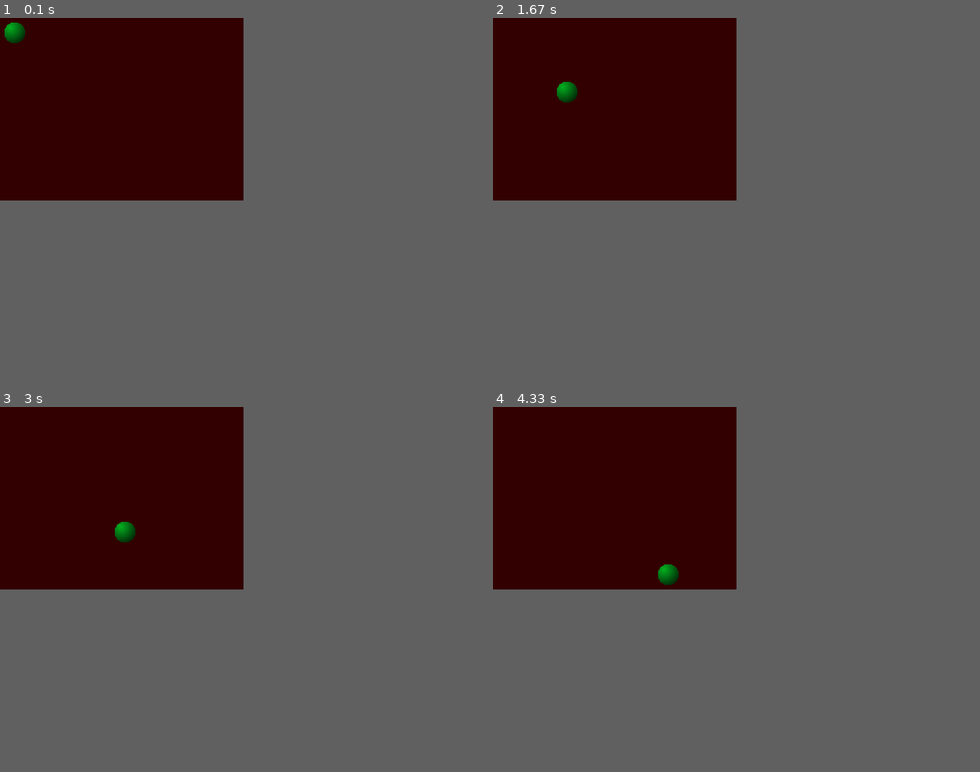
Above: before the commit, frames 1-4 (two rows, left to right).
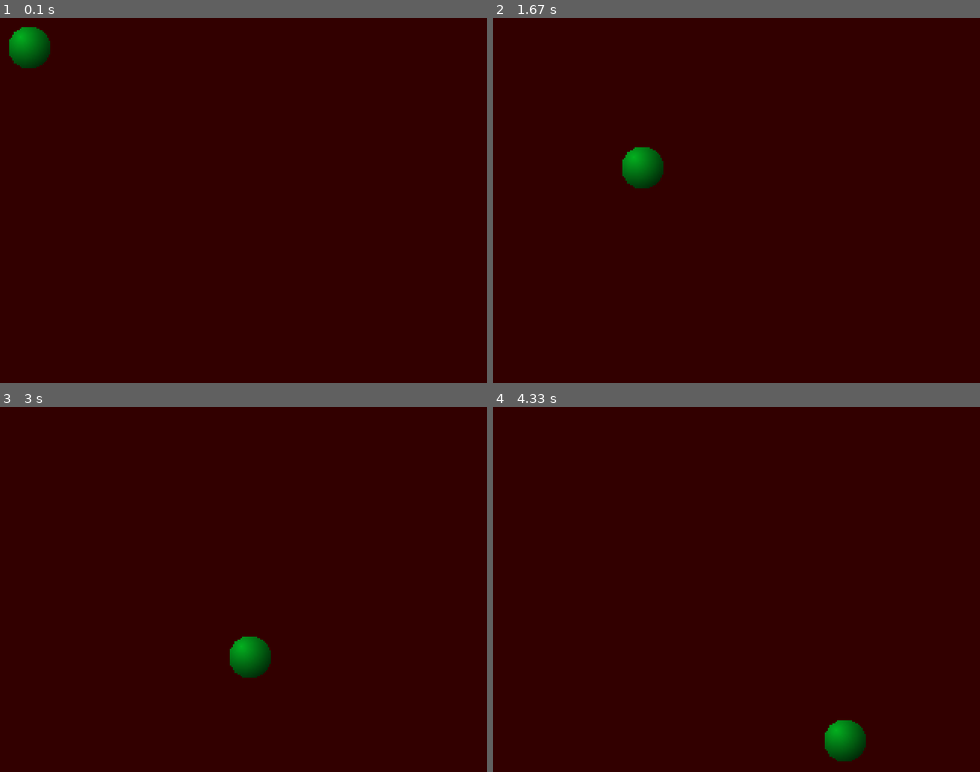
Above: after the commit, the same moments.

Repository: EbbitJenkins/game-game
Game: pygame game, started from trunk/experiments/tilestudio/smoothfps.py
Two runs of this game, one before a commit and one after it. Both use one fixed random seed, a clock stepped at 60 frames per second and the inputs below.
Inputs:
- Up to frame 1 (0.1 s): no input
- Up to frame 2 (1.67 s): no input
- Up to frame 3 (3 s): no input
- Up to frame 4 (4.33 s): no input
The window is 320x240 before the commit and 640x480 after it. Grey fills any space a smaller window leaves; there, only what the larger window draws over its background counts as a difference.

The runs differ from the first frame. In frame 1, 0.9% of the frame differs, in the area x 0-11%, y 1-14%; in frame 2, 1.0%, in the area x 13-35%, y 17-47%; in frame 3, 1.0%; in frame 4, 1.0%.

Commit message:
M    tilestudio/smoothfps.py
Software rendering at 640x480 is acceptable

Diff:
--- a/trunk/experiments/tilestudio/smoothfps.py
+++ b/trunk/experiments/tilestudio/smoothfps.py
@@ -2,41 +2,47 @@
 
 import sys, pygame
 
-# Pygame 1.8.0 is missing a SDL constant!!!
-pygame.APPACTIVE = 6
+# Pygame 1.8.0 is missing the SDL_APPxxx bit flags!!!
+pygame.APPMOUSEFOCUS = 0x01
+pygame.APPINPUTFOCUS = 0x02
+pygame.APPACTIVE = 0x04
 
 # The constants used are as follows:
-# bgsize: fixed size of the internal rendering surface before scaling it to window
+# bgsize: fixed size of the internal rendering surface before scaling
 # speed: number of pixels by which the ball is moved per frame
-# bgcolor: background color used for the window
-# delay: delay between frames in milliseconds; 20ms = 50fps
+# bgcolor: background color used to erase the internal rendering surface
+# fps: the desired frames per second
 bgsize = pygame.Rect(0, 0, 320, 240)
 speed = [1, 1]
 bgcolor = (50, 0, 0)
-delay = 20
+fps = 50
 
 # The renderTicks variable accumulates the total number of milliseconds used to
 # render each frame. The frameCount is used to display renderTicks in the windows
-# title bar every second and to reset renderTicks.
+# title bar every second and to reset renderTicks. tickError is the maximum
+# difference between the ideal 20ms delay between frames and the actual delay.
 renderTicks = 0
 frameCount = 0
 
-# If game window was minimized, pause until the window is restored. During a
-# pause the recurring timer is disabled to minimize CPU usage.
-def pause():
-    # Stop the frame timer
-    pygame.time.set_timer(pygame.USEREVENT, 0)
+# If another application's window is selected, this becomes False and the main
+# event loop pauses by blocking on pygame.event.wait() until we regain input
+# focus again. Since we never get an initial ACTIVEEVENT, this variable must
+# be initialized to True.
+hasInputFocus = True
 
-    # Sleep idle until an ACTIVEEVENT reports the window is restored
-    # All other events are discarded
-    while True:
-        event = pygame.event.wait()
-        if event.type == pygame.ACTIVEEVENT:
-            if event.state == pygame.APPACTIVE and event.gain:
-                break
+# Dispatch a SDL event. Using the same function to handle events during a
+# paused and an active game simplifies things.
+def onEvent(event):
 
-    # Restart the frame timer again
-    pygame.time.set_timer(pygame.USEREVENT, delay)
+    # If the window is getting closed, then quit this shindig
+    if event.type == pygame.QUIT:
+        sys.exit()
+
+    # If the window looses/gains input focus, update hasInputFocus
+    elif event.type == pygame.ACTIVEEVENT:
+        if event.state & pygame.APPINPUTFOCUS:
+            global hasInputFocus
+            hasInputFocus = bool(event.gain)
 
 pygame.init()
 
@@ -46,59 +52,44 @@
 # or throws an exception.
 try:
 
-    # The size of the real screen surface can change since the window is resizable.
-    # Unfortunately, SDL/Pygame provides no way to limit or set the window size
-    # from the program so we have to deal with maintaining the aspect ratio when
-    # displaying the final result to the screen. We also want to set the video mode
-    # first so that any subsequent surfaces we create can be convert()ed to the
-    # same video mode as the display.
+    # The size of the real screen surface will be selectable by the user to
+    # always be either 320x240 or 640x480. For now we'll run it with 640x480
+    # to stress test the thing. We also want to set the video mode first so
+    # that any subsequent surfaces we create can be convert()ed to the same
+    # pixel format as the display for maximum blit speed.
     pygame.display.set_caption("Speed Test:")
-    screen = pygame.display.set_mode(bgsize.size, pygame.RESIZABLE)
+    screen = pygame.display.set_mode((640, 480))
     size = screen.get_rect()
 
-    # All game graphics are internally drawn to a fixed sized intermediate surface.
-    bg = pygame.Surface(size.size)
+    # All game graphics are internally drawn to a fixed sized intermediate
+    # surface, which by default will have the same pixel format as the display.
+    # If the window size was already 320x240, we could set "bg = screen" and
+    # avoid the expense of the intermediate surface.
+    bg = pygame.Surface(bgsize.size)
 
     # Load the sprite image and convert it to a format that matches the display
     # surface to get the maximum possible blit speed.
     ball = pygame.image.load("ball.png").convert()
     ballrect = ball.get_rect()
 
-    # Setup a recurring timer for desired frame rate. This is the most accurate way
-    # I found of maintaining a constant frame rate.
-    pygame.time.set_timer(pygame.USEREVENT, delay)
+    # Setup a timer object to maintain consistent frame rate
+    timer = pygame.time.Clock()
 
     while True:
 
-        # Sleep idle until either a timer event fires or the user manipulates
-        # the game window in some manner. I decided that using an event queue to
-        # defer event processing is overkill. This arrangement seems to produce
-        # accurate enough timing as is.
-        #
-        # BUGS: While the user is resizing the window, Python is suspended until
-        # the mouse button is released. However, the timer continues to fire and
-        # generate events. If the user takes too long, the timer will have filled
-        # up the entire event queue and then the VIDEORESIZE event will be lost.
-        while True:
-            event = pygame.event.wait()
+        # Poll for any pending events in the main loop
+        for event in pygame.event.get():
+            onEvent(event)
 
-            # If the frame timer fired, display the frame and update game logic
-            if event.type == pygame.USEREVENT:
-                break
+        # If we need to pause, block on event loop until we get focus back
+        while not hasInputFocus:
+            onEvent(pygame.event.wait())
 
-            # If the window is getting closed, then quit this shindig
-            elif event.type == pygame.QUIT:
-                sys.exit()
-
-            # If the window is resized, adjust screen surface to match
-            elif event.type == pygame.VIDEORESIZE:
-                screen = pygame.display.set_mode(event.size, pygame.RESIZABLE)
-                size = screen.get_rect()
-
-            # If the window is minimized, pause the game
-            elif event.type == pygame.ACTIVEEVENT:
-                if event.state == pygame.APPACTIVE and not event.gain:
-                    pause()
+        # This will idle sleep to maintain the desired frame rate. I don't know
+        # what I was doing wrong before, but this now this seems to be quite
+        # accurate and it does away with the pygame.time.set_timer() problem
+        # of flooding the event queue.
+        timer.tick(fps)
 
         # This will be used to measure how long it takes to render a frame
         startTicks = pygame.time.get_ticks()
@@ -107,10 +98,6 @@
         # one. This ensures that any variation in rendering time (due to a
         # changing number of sprites) is not visible to the user.
         pygame.display.flip()
-
-        # In case we missed some previous timer events, we don't want them to
-        # accumulate (maybe another program temporarily tied up the CPU).
-        pygame.event.clear(pygame.USEREVENT)
 
         # Bounce the ball around with simple edge of screen collision
         ballrect = ballrect.move(speed)
@@ -123,34 +110,29 @@
         bg.fill(bgcolor)
         bg.blit(ball, ballrect)
 
-        # Smooth scale the internal screen surface to the real window surface
-        # while maintaining the aspect ratio of the internal surface. It seems
-        # the screen surface is automatically erased to black by each
-        # pygame.displa.flip() so we can save some time by not having to do it
-        # ourselves.
-        #
-        # NOTE: It is only possible to get a subsurface of the screen if the
-        # display mode is not hardware accelerated (according to Pygame docs).
-        fit = bgsize.fit(size)
-        pygame.transform.smoothscale(bg, fit.size, screen.subsurface(fit))
+        # Scale the internal screen surface to the real window surface.
+        # Since the scaling operation updates the entire screen surface, we
+        # don't have to call screen.fill()
+        pygame.transform.scale(bg, size.size, screen)
 
         # Calculate and accumulate the total elapsed time to render each frame
         renderTicks += pygame.time.get_ticks() - startTicks
 
         # Every second the average rendering time is calculated and displayed
         # in the window's title bar as an absolute time and a percentage out of
-        # the available time per frame. If the percentage goes over 100% we start
-        # dropping frames and the animation slows down.
+        # the available time per frame. If the percentage goes over 100% we
+        # start dropping frames and the animation slows down.
         frameCount += 1
-        if frameCount >= 1000 / delay:
+        if frameCount >= fps:
             average = float(renderTicks) / frameCount
-            percent = (average / delay) * 100
+            percent = (average * fps) / 10
 
             caption = "Speed Test: %.2fms (%2.1f%%)" % (average, percent)
             pygame.display.set_caption(caption)
 
             frameCount = 0
             renderTicks = 0
+
 
 # Calling sys.exit() raises a SystemExit eception. This keeps it from propagating
 # to the IDLE Python Shell window where it would get displayed otherwise.
